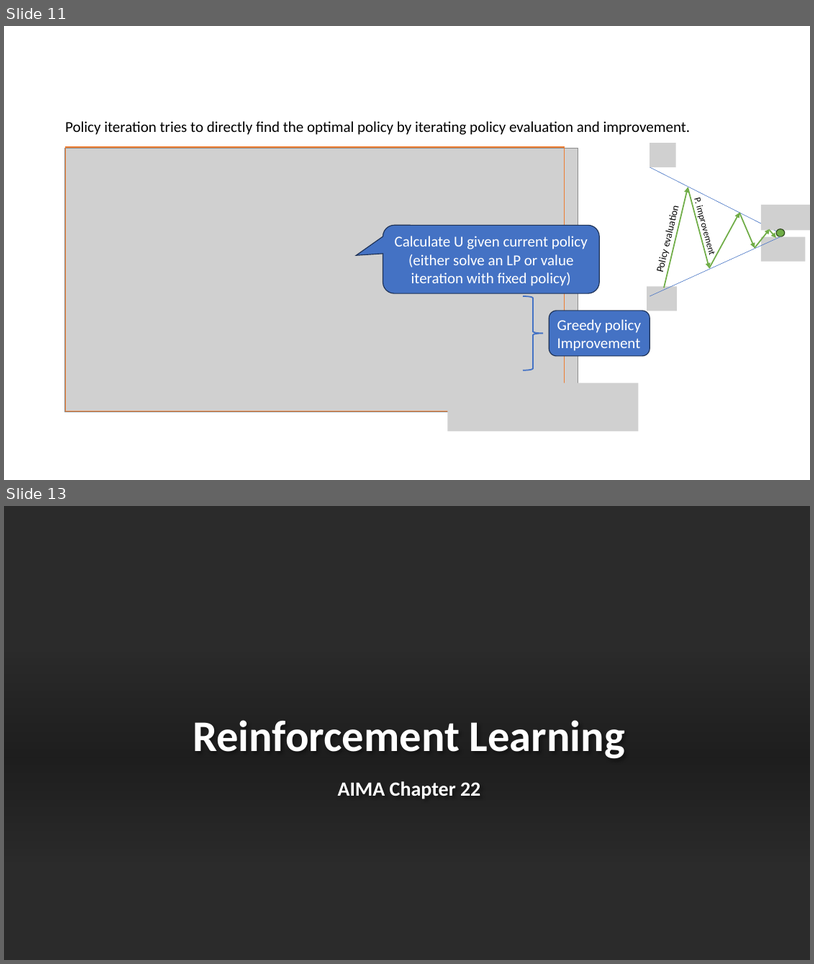
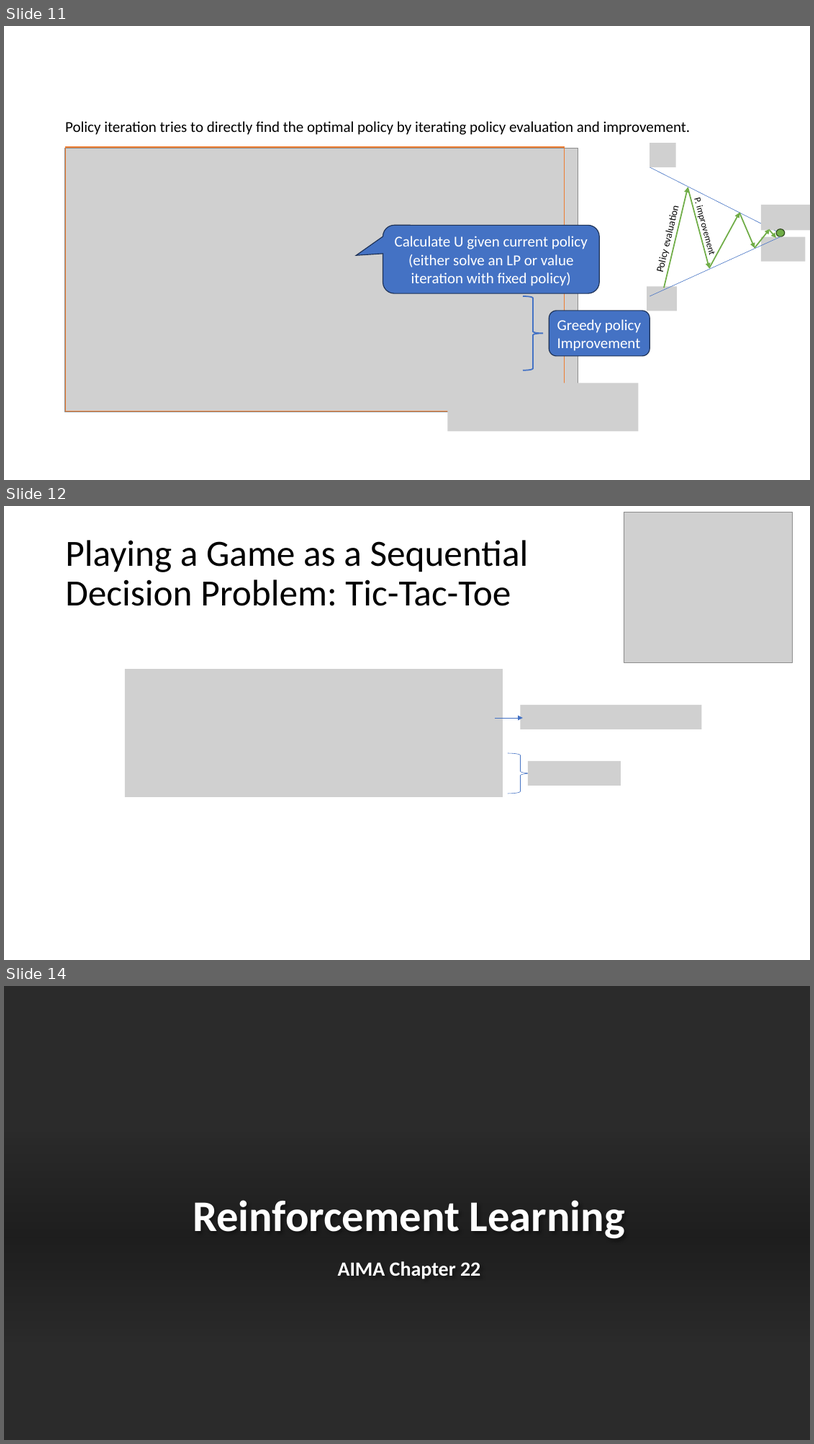
Before and after one commit to mhahsler/CS7320-AI, a slide deck: slides/22_Reinforcement_Learning.pptx. Shown one above the other, each under a label of ours: slides 11 and 13 before the commit, slides 11, 12 and 14 after it; the slides between them are not shown. The pictures are 814x964 and 814x1444 pixels, drawn with LibreOffice and Linux fonts; fonts in the diff are those of the drawing; grey boxes stand for pictures; background and template pictures are left out; a plain dark background stands for a picture behind light text. Boxes give left, top, right and bottom in pixels: in the first picture for what was removed or moved away, otherwise in the second. Text is boxed around its words. In the diff, an @@ line names an element or a change of style, - is before the commit and + after.

```diff
--- a/slides/22_Reinforcement_Learning.pptx
+++ b/slides/22_Reinforcement_Learning.pptx
@@ slide 12 added at bbox=[4, 506, 810, 960], background #FFFFFF @@
@@ picture added at bbox=[624, 512, 793, 663] @@
@@ title added at bbox=[65, 540, 529, 606], 44 pt, text #000000 @@
+Playing a Game as a Sequential Decision Problem: Tic-Tac-Toe
@@ picture added at bbox=[125, 669, 503, 797] @@
@@ arrow added from (495, 718) to (523, 718), #4472C4 0.5 pt @@
@@ picture added at bbox=[521, 705, 702, 729] @@
@@ right brace added at bbox=[508, 753, 533, 793], outline #4472C4 0.5 pt @@
@@ picture added at bbox=[528, 761, 621, 785] @@
@@ what was slide 13 is now slide 14 @@
```
Also in this commit, not shown: 2 slides changed, 3 other files.
